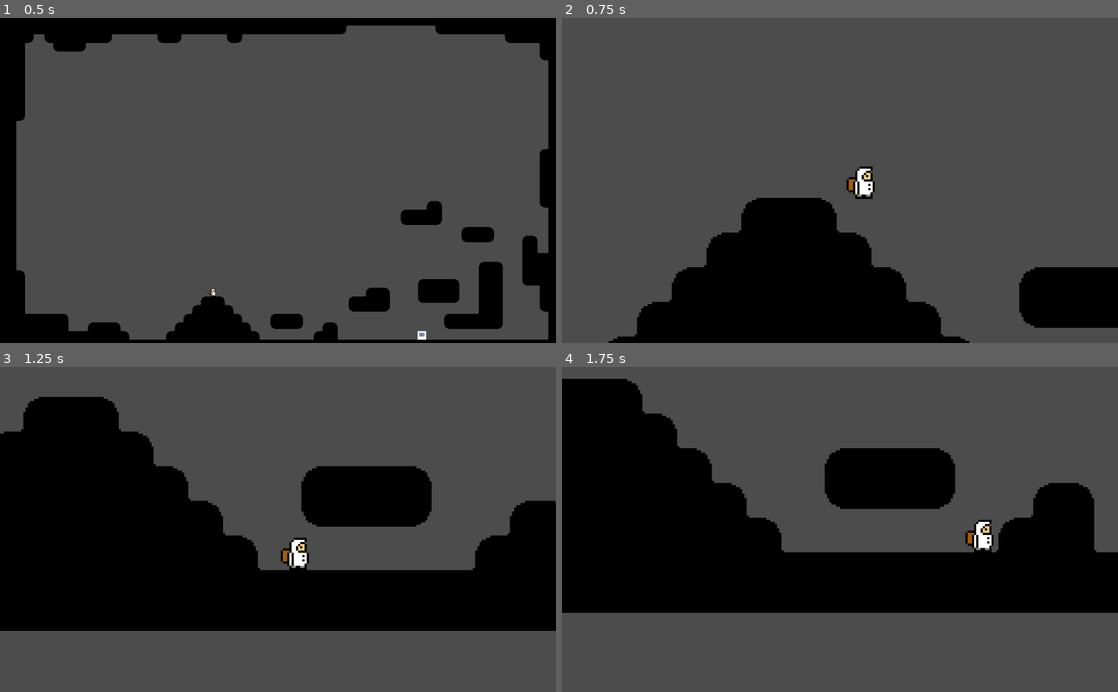
Above: before the commit, frames 1-4 (two rows, left to right).
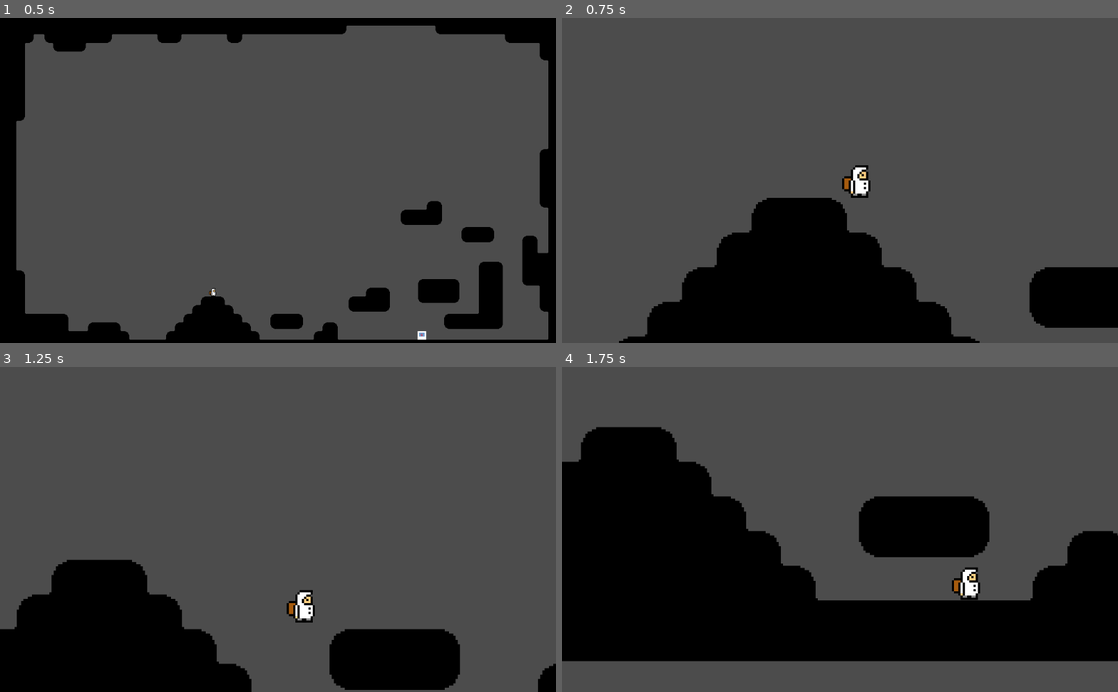
Above: after the commit, the same moments.

Repository: EispriStic/Worms3D
Game: Godot game, scene res://Scenes/MainScene/MainScene.tscn
Same seed, same stepped clock (60 frames per second), same inputs: the game is played once before the commit and once after it.
Inputs:
- Up to frame 1 (0.5 s): no input
- Up to frame 2 (0.75 s): hold Right (right) from 0.53 s (still down); tap } (cameraSwitch) at 0.6 s
- Up to frame 3 (1.25 s): keep holding Right (right); tap Space (jump) at 0.77 s
- Up to frame 4 (1.75 s): keep holding Right (right); tap } (cameraSwitch) at 1.35 s; tap Space (jump) at 1.52 s

Frame 1 is identical in both runs. In frame 2, 2.4% of the frame differs, in the area x 8-87%, y 45-100%; in frame 3, 50%, in the area x 0-100%, y 9-100%; in frame 4, 34%.

Commit message:
Nouvelle implémentation de classes

Diff:
--- a/le_jeu/Scenes/MainScene/MainScene.tscn
+++ b/le_jeu/Scenes/MainScene/MainScene.tscn
@@ -1,6 +1,6 @@
 [gd_scene load_steps=4 format=2]
 
-[ext_resource path="res://Scenes/Player/Player.tscn" type="PackedScene" id=1]
+[ext_resource path="res://Scenes/Player/Mage.tscn" type="PackedScene" id=1]
 [ext_resource path="res://Scenes/Maps/MapTest/Ground.tscn" type="PackedScene" id=2]
 [ext_resource path="res://Scenes/Monsters/Enemies/Gobelin/gobelin.tscn" type="PackedScene" id=4]
 
--- /dev/null
+++ b/le_jeu/Scenes/Player/Mage.tscn
@@ -0,0 +1,13 @@
+[gd_scene load_steps=2 format=2]
+
+[ext_resource path="res://Scenes/Player/Player.tscn" type="PackedScene" id=1]
+
+[node name="Player" instance=ExtResource( 1 )]
+classPlayer = "Mage"
+vitality = 4
+strength = 1
+defense = 1
+intelligence = 5
+luck = 3
+dexterity = 2
+speed = 4
--- a/le_jeu/Scenes/Player/Player.gd
+++ b/le_jeu/Scenes/Player/Player.gd
@@ -3,13 +3,14 @@
 export(String) var classPlayer
 
 #Statistiques
-var vitality
-var strength
-var defense
-var intelligence
-var luck
-var dexterity
-var speed
+export(int) var vitality
+export(int) var strength
+export(int) var defense
+export(int) var intelligence
+export(int) var luck
+export(int) var dexterity
+export(int) var speed
+
 var hp
 var moveSpeed
 var jumpSpeed
@@ -17,33 +18,6 @@
 var velocity
 
 func _ready():
-	if classPlayer == "Warrior":
-		vitality = 6
-		strength = 5
-		defense = 5
-		intelligence = 1
-		luck = 2
-		dexterity = 1
-		speed = 3
-
-	elif classPlayer == "Rogue":
-		vitality = 3
-		strength = 3
-		defense = 2
-		intelligence = 1
-		luck = 4
-		dexterity = 5
-		speed = 5
-
-	elif classPlayer == "Mage":
-		vitality = 4
-		strength = 1
-		defense = 1
-		intelligence = 5
-		luck = 3
-		dexterity = 2
-		speed = 4
-
 	hp = vitality * 10
 	moveSpeed = Globals.baseSpeed * speed
 	jumpSpeed = Globals.jumpForce
--- a/le_jeu/Scenes/Player/Player.tscn
+++ b/le_jeu/Scenes/Player/Player.tscn
@@ -9,7 +9,6 @@
 
 [node name="Player" type="KinematicBody2D"]
 script = ExtResource( 2 )
-classPlayer = "Rogue"
 
 [node name="Sprite" type="Sprite" parent="."]
 texture = ExtResource( 1 )
--- /dev/null
+++ b/le_jeu/Scenes/Player/Rogue.tscn
@@ -0,0 +1,12 @@
+[gd_scene load_steps=2 format=2]
+
+[ext_resource path="res://Scenes/Player/Player.tscn" type="PackedScene" id=1]
+
+[node name="Player" instance=ExtResource( 1 )]
+vitality = 3
+strength = 3
+defense = 3
+intelligence = 1
+luck = 4
+dexterity = 5
+speed = 5
--- /dev/null
+++ b/le_jeu/Scenes/Player/Warrior.tscn
@@ -0,0 +1,13 @@
+[gd_scene load_steps=2 format=2]
+
+[ext_resource path="res://Scenes/Player/Player.tscn" type="PackedScene" id=1]
+
+[node name="Player" instance=ExtResource( 1 )]
+classPlayer = "Warrior"
+vitality = 6
+strength = 5
+defense = 5
+intelligence = 1
+luck = 2
+dexterity = 1
+speed = 3
